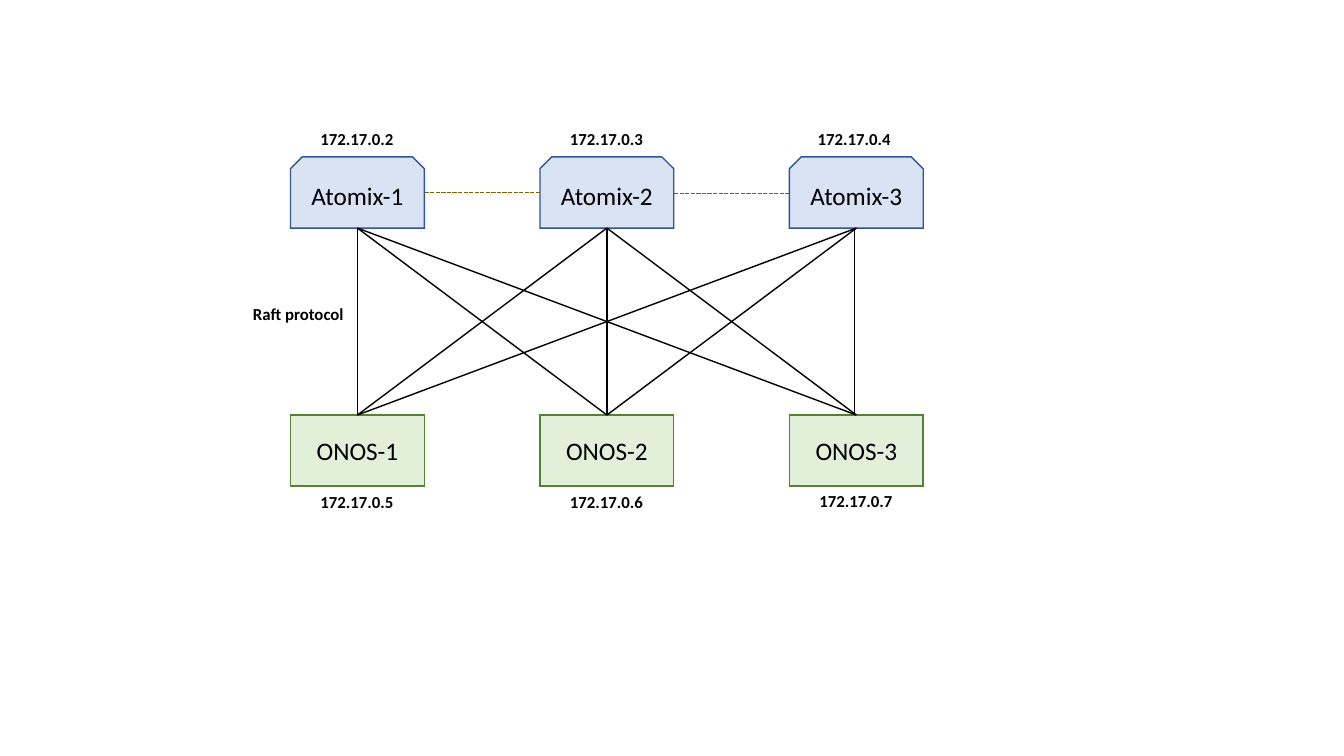
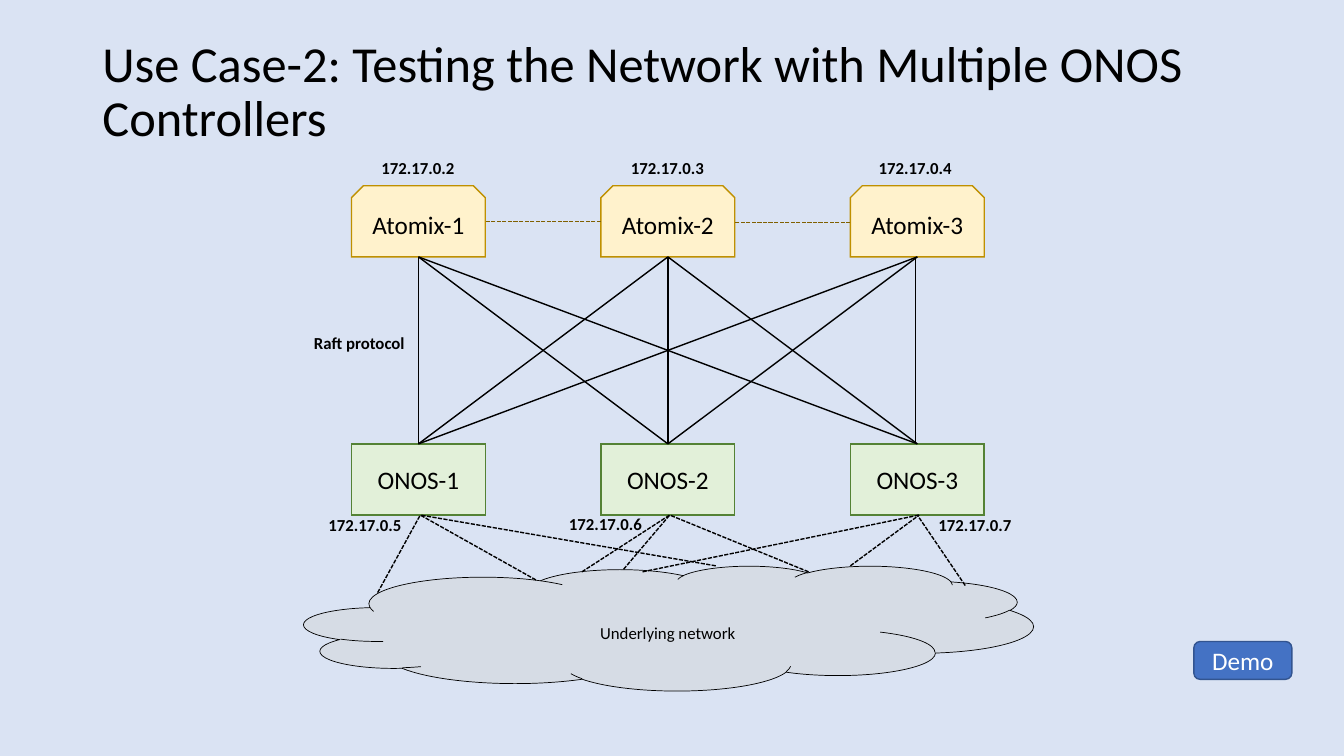
Before and after one commit to harshal-vaze/Software-Defined-Networking-with-ONOS, a slide deck: slide 17 of Thesis.pptx (slide 24 before the commit). Drawn at 1344x756 pixels with LibreOffice and Linux fonts; fonts in the diff are those of the drawing. Boxes give left, top, right and bottom in pixels: in the first picture for what was removed or moved away, otherwise in the second. Text is boxed around its words. In the diff, an @@ line names an element or a change of style, - is before the commit and + after.

Commit message:
updates

```diff
--- a/Thesis.pptx
+++ b/Thesis.pptx
@@ background #FFFFFF to #DAE3F3 @@
@@ text added at (102, 47, 1182, 137), 36 pt, text #000000 @@
+Use Case-2: Testing the Network with Multiple ONOS Controllers
@@ fill #DAE3F3 to #FFF2CC; outline #325491 1 pt to #BF9000 1 pt in 3 elements at (601, 186, 735, 257), (851, 186, 985, 257), (352, 186, 486, 257) @@
@@ 11 lines, 4 texts, 3 snip same rects, 3 rectangles: place and size @@
-11 lines, 4 texts, 3 snip same rects, 3 rectangles at (253, 134, 924, 487)
+11 lines, 4 texts, 3 snip same rects, 3 rectangles at (314, 163, 985, 515)
@@ text "172.17.0.6" rewrapped from (570, 496, 643, 508) to (569, 518, 642, 534) @@
@@ text "172.17.0.5": place and size @@
-text "172.17.0.5" at (320, 497, 393, 508)
+text "172.17.0.5" at (328, 520, 401, 531)
@@ line added from (378, 593) to (420, 515), #000000 1 pt dashed @@
@@ line added from (536, 580) to (420, 515), #000000 1 pt dashed @@
@@ line added from (716, 566) to (420, 515), #000000 1 pt dashed @@
@@ line added from (582, 572) to (669, 515), #000000 1 pt dashed @@
@@ line added from (624, 570) to (669, 515), #000000 1 pt dashed @@
@@ line added from (642, 572) to (920, 515), #000000 1 pt dashed @@
@@ line added from (809, 572) to (669, 515), #000000 1 pt dashed @@
@@ line added from (851, 566) to (920, 515), #000000 1 pt dashed @@
@@ line added from (966, 586) to (918, 515), #000000 1 pt dashed @@
@@ text "172.17.0.7": place and size @@
-text "172.17.0.7" at (819, 496, 892, 507)
+text "172.17.0.7" at (938, 520, 1011, 531)
@@ cloud added at (304, 566, 1034, 691), fill #D6DCE5, outline #000000 0.5 pt @@
@@ text added at (600, 627, 735, 642), 12 pt, text #000000 @@
+Underlying network
@@ rounded rectangle added at (1194, 641, 1292, 680), fill #4472C4, outline #325491 1 pt, 18 pt, text #FFFFFF @@
+Demo
```
Also in this commit, not shown: 40 other slides changed, 14 slides added, 11 slides removed.
